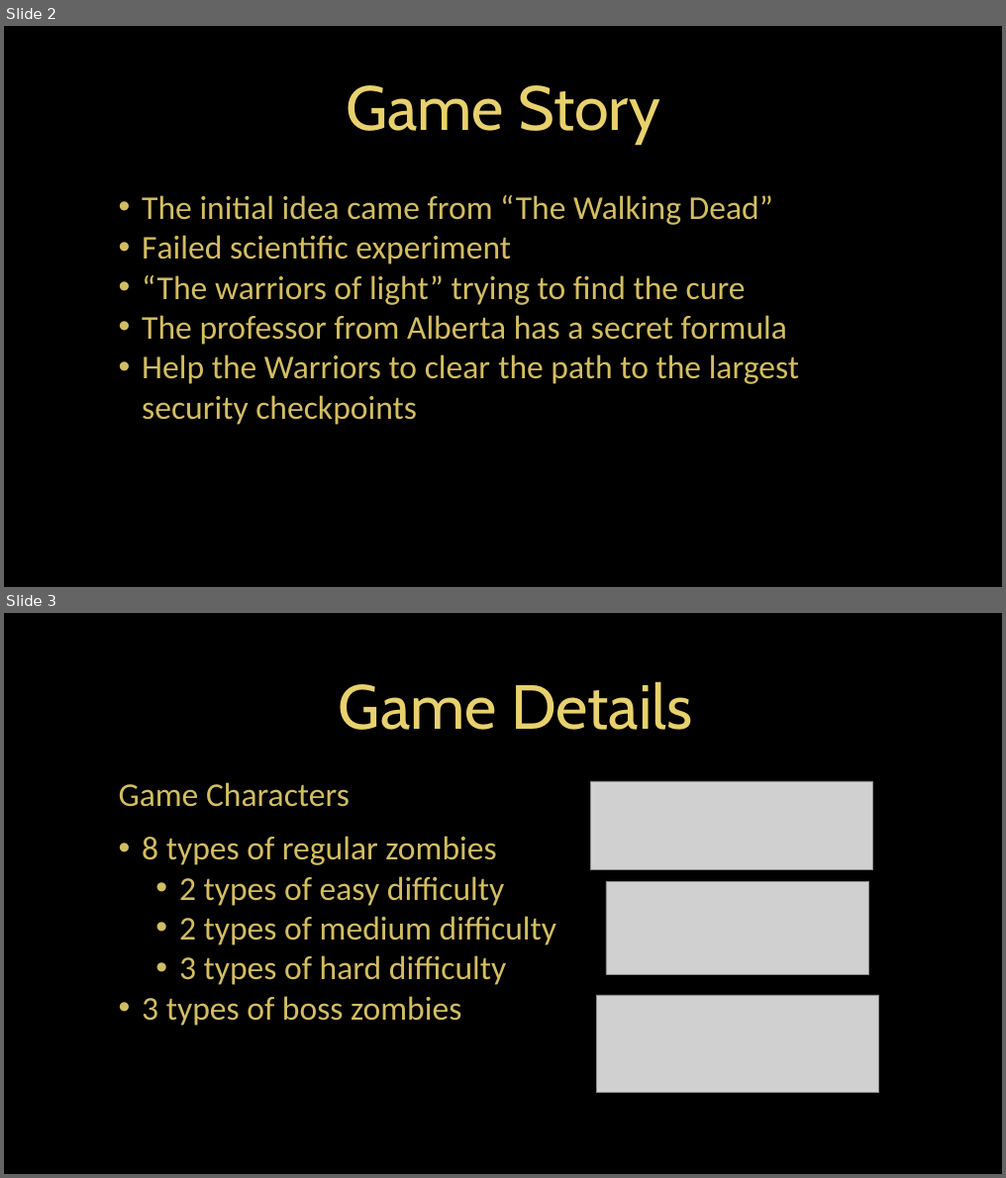
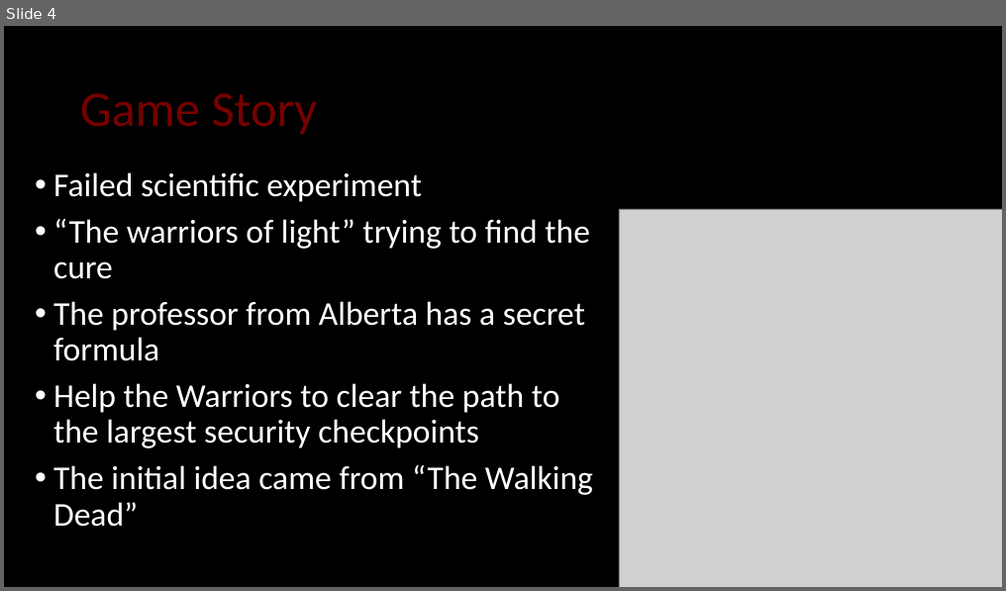
Before and after one commit to Ostapa/COMP397-TermProject, a slide deck: COMP397_Presentation.pptx. Shown one above the other, each under a label of ours: slides 2 and 3 before the commit, slide 4 after it. The pictures are 1006x1178 and 1006x591 pixels, drawn with LibreOffice and Linux fonts; fonts in the diff are those of the drawing; grey boxes stand for pictures; background and template pictures are left out. Boxes give left, top, right and bottom in pixels: in the first picture for what was removed or moved away, otherwise in the second. Text is boxed around its words. In the diff, an @@ line names an element or a change of style, - is before the commit and + after.

```diff
--- a/COMP397_Presentation.pptx
+++ b/COMP397_Presentation.pptx
@@ slide 3 removed at bbox=[4, 613, 1002, 1174], background picture (left out) @@
@@ text removed at bbox=[339, 681, 692, 730] @@
-Game Details
@@ text removed at bbox=[119, 782, 350, 807] @@
-Game Characters
@@ picture removed at bbox=[591, 781, 872, 870] @@
@@ text removed at bbox=[142, 836, 556, 1026] @@
-• 8 types of regular zombies
-  • 2 types of easy difficulty
-  • 2 types of medium difficulty
-  • 3 types of hard difficulty
-• 3 types of boss zombies
@@ picture removed at bbox=[606, 881, 869, 974] @@
@@ picture removed at bbox=[596, 995, 879, 1093] @@
@@ what was slide 2 is now slide 4 @@
@@ slide 4 changed as well @@
@@ title "Game Story" at bbox=[80, 93, 318, 134]: size 60 to 48 pt, font Cabin to Calibri, text colour #E8D16D to #770000; alignment centre to left @@
@@ text "Failed scientific experiment": place and size @@
-text "Failed scientific experiment" at bbox=[142, 195, 799, 425]
+text "Failed scientific experiment" at bbox=[54, 173, 593, 527]
@@ text at bbox=[54, 173, 590, 449]: text colour #D2BD62 to #FFFFFF in "Failed scientific experiment", "“The warriors of light” trying to find ...", "The professor from Alberta has a secret ...", "Help the Warriors to clear the path ..."; indent changed; line spacing 1 to 0.9; more space between paragraphs @@
@@ text at bbox=[142, 195, 773, 225]: paragraph removed @@
-• The initial idea came from “The Walking Dead”
@@ picture added at bbox=[619, 209, 1002, 587] @@
@@ text at bbox=[54, 466, 593, 527]: paragraph added @@
+• The initial idea came from “The Walking Dead”
```
Also in this commit, not shown: 1 other slide changed, 4 slides added, 4 other slides removed, 41 other files.
